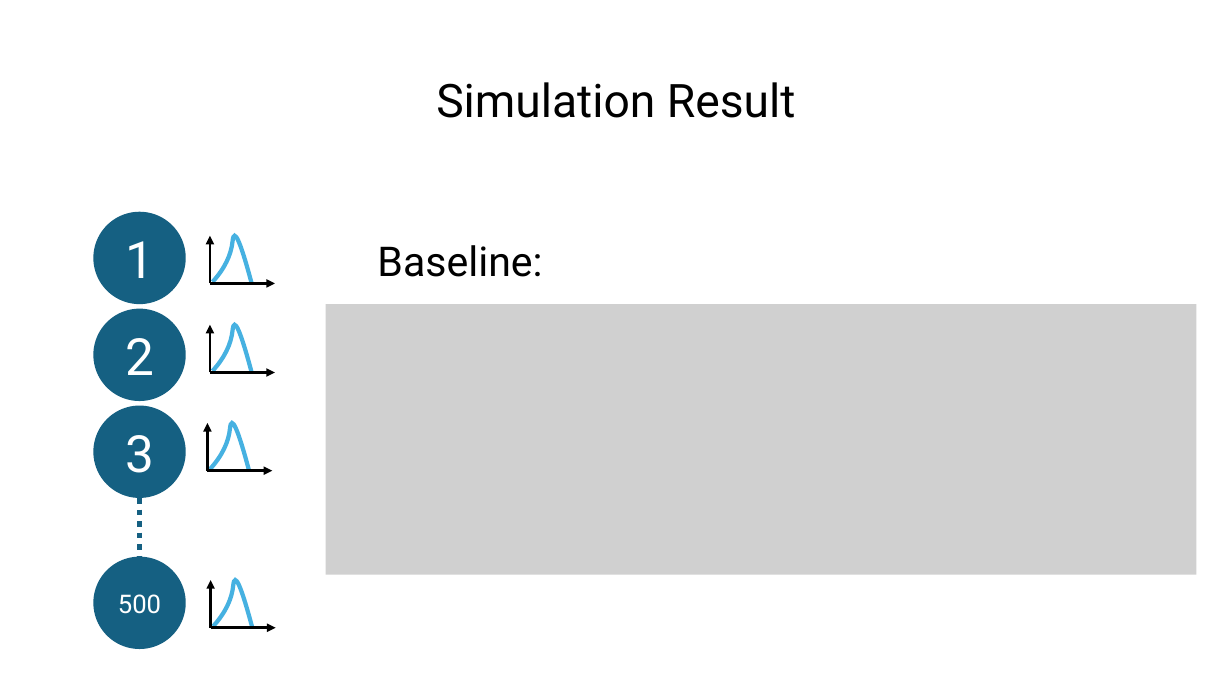
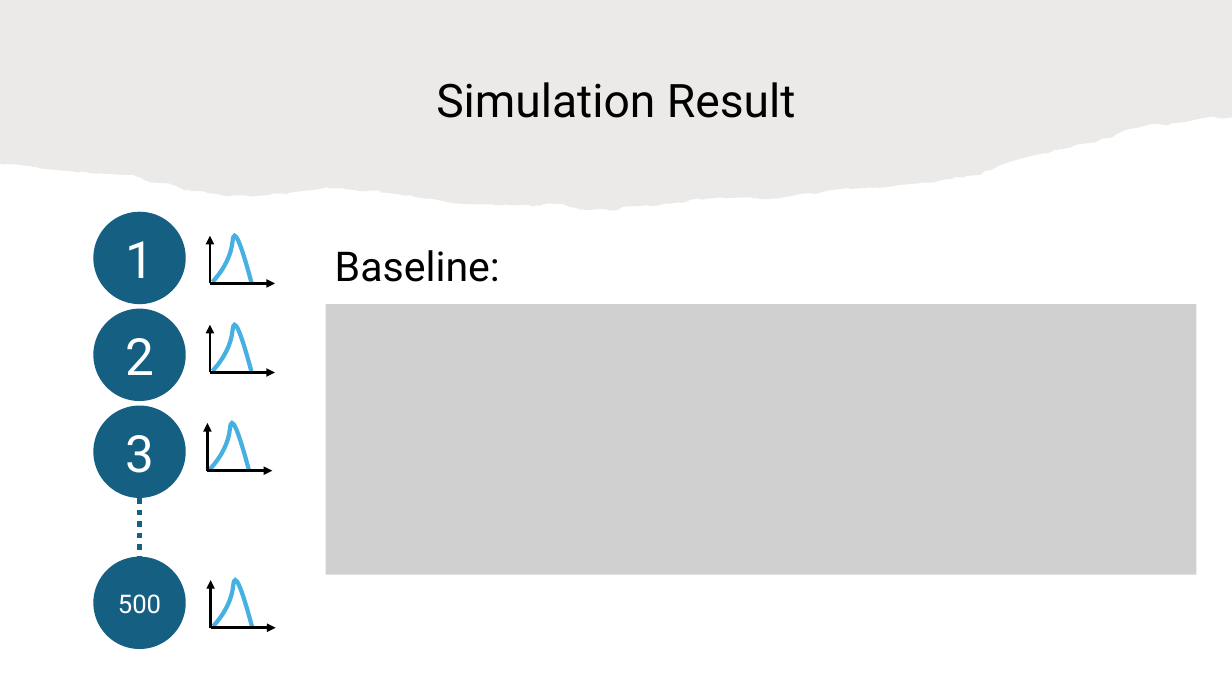
Before and after one commit to HaseebLUMS/Onyx-Presentation, a slide deck: slide 31 of tommy_hotnets_v2.pptx (slide 32 before the commit). Drawn at 1232x693 pixels with LibreOffice and Linux fonts; fonts in the diff are those of the drawing; grey boxes stand for pictures. Boxes give left, top, right and bottom in pixels: in the first picture for what was removed or moved away, otherwise in the second. Text is boxed around its words. In the diff, an @@ line names an element or a change of style, - is before the commit and + after.

Commit message:
updated

```diff
--- a/tommy_hotnets_v2.pptx
+++ b/tommy_hotnets_v2.pptx
@@ freeform shape added at box(0, 0, 1232, 211), fill #82766A at 15% opacity @@
@@ text "Baseline:": place and size @@
-text "Baseline:" at box(377, 245, 542, 277)
+text "Baseline:" at box(335, 250, 500, 282)
```
Also in this commit, not shown: 1 other slide changed, 1 slide removed.
